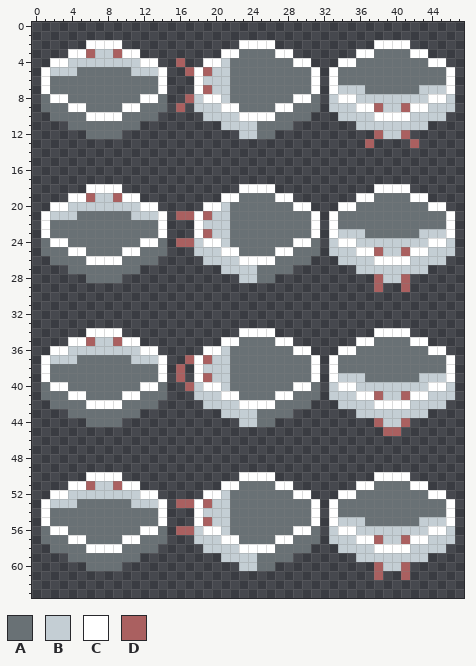
Two states of a pixel-art sprite, Characters/Enemies/roomba-Sheet enemy.png. Above is the file before it was changed.
The file is 48x64 pixels.
Palette (. is transparent): A #697175  B #c4ced4  C #ffffff  D #aa6060
After:
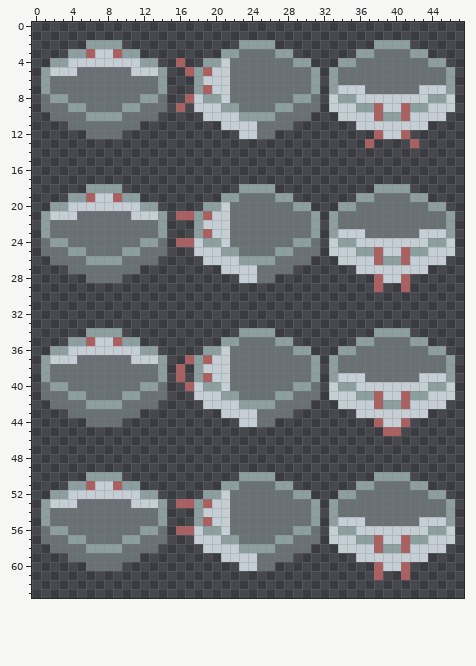
The commit says: changed the roomba-enemy outline and front-eyes a bit
Edits made:
colour C: #ffffff -> #8d9ea0
Changed rows in their new state; - is a pixel that keeps its letter.
first column x 38:
10 D--D
first column x 38:
26 D--D
first column x 38:
42 D--D
first column x 38:
58 D--D
